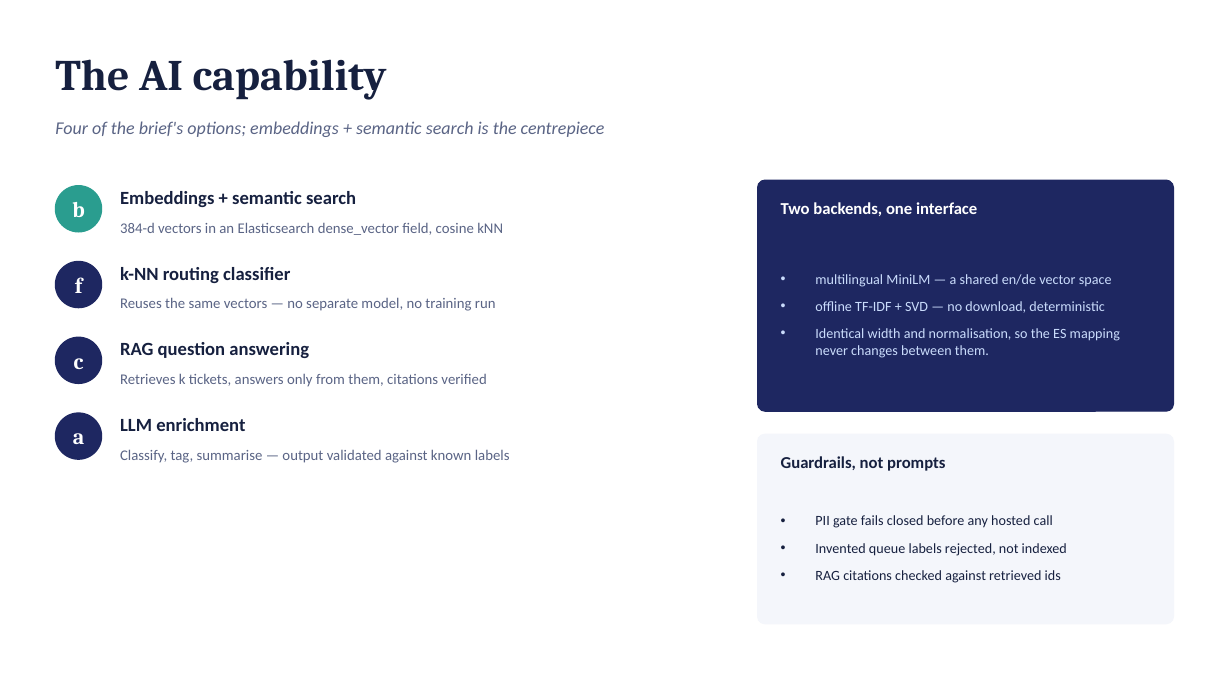
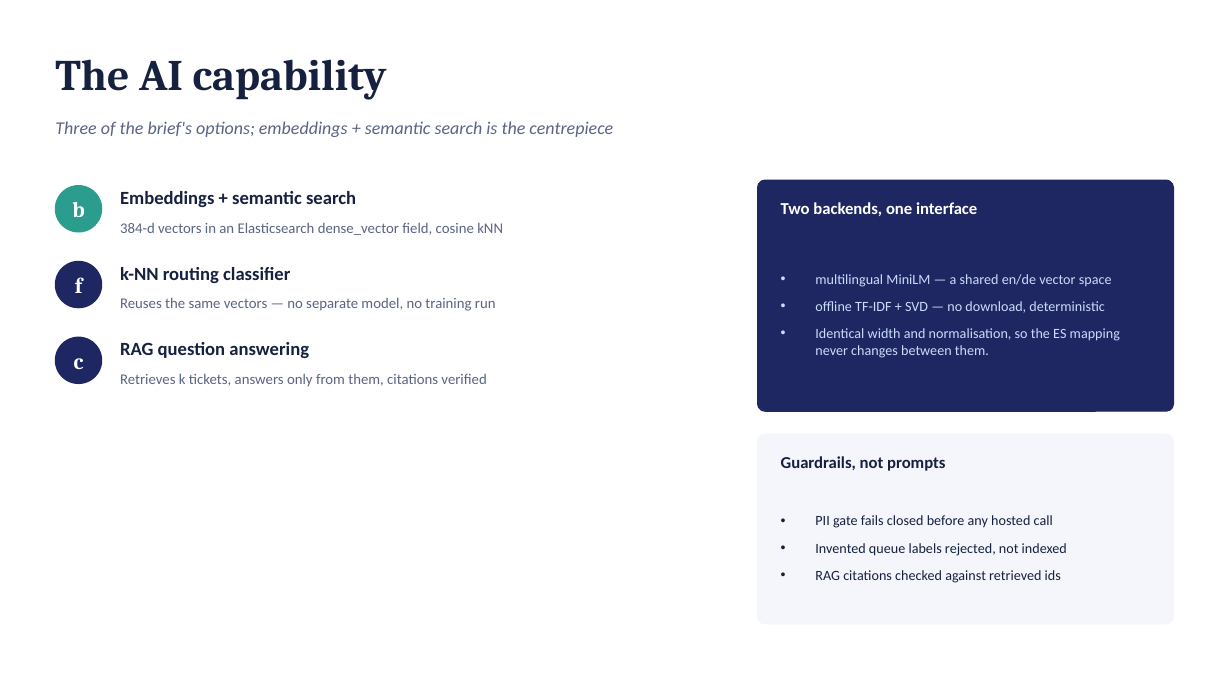
Before and after one commit to yaeldorin-glitch/biu-bigdata-support-tickets-1, a slide deck: slide 4 of docs/presentation.pptx. Drawn at 1232x693 pixels with LibreOffice and Linux fonts; fonts in the diff are those of the drawing. Boxes give left, top, right and bottom in pixels: in the first picture for what was removed or moved away, otherwise in the second. Text is boxed around its words. In the diff, an @@ line names an element or a change of style, - is before the commit and + after.

```diff
--- a/docs/presentation.pptx
+++ b/docs/presentation.pptx
@@ text at (55,121,613,137): text changed @@
-Four of the brief's options; embeddings + semantic search is the centrepiece
+Three of the brief's options; embeddings + semantic search is the centrepiece
@@ ellipse removed at (55,413,102,459) @@
@@ text removed at (120,418,245,431) @@
-LLM enrichment
@@ text removed at (73,433,84,444) @@
-a
@@ text removed at (120,449,510,463) @@
-Classify, tag, summarise — output validated against known labels
```
Also in this commit, not shown: 5 other files.
